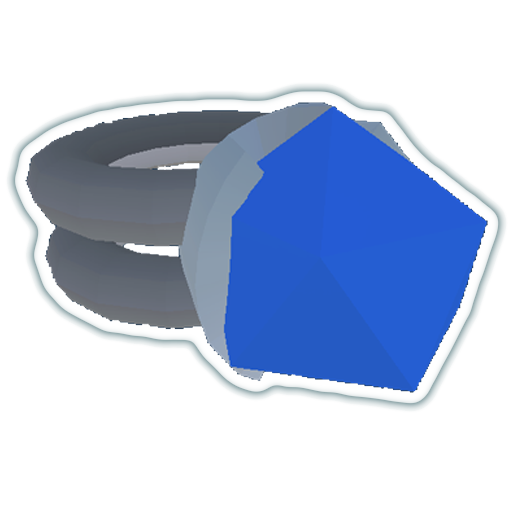
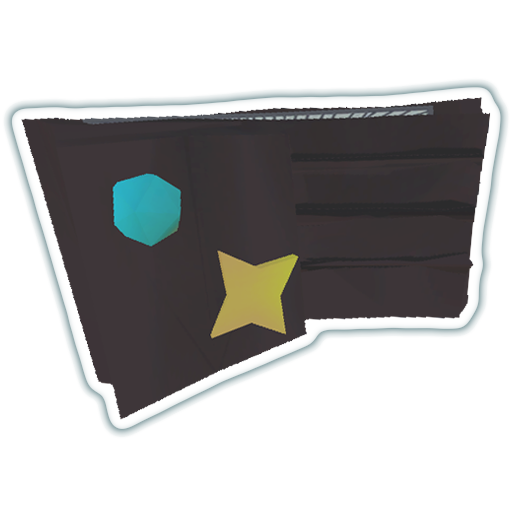
Revision of a layered 512x512 image; what changed, layer by layer:
added layer "Слой 4" in group "tier1" over (21, 97, 491, 420)
hid "Слой 3" over (24, 101, 489, 394)